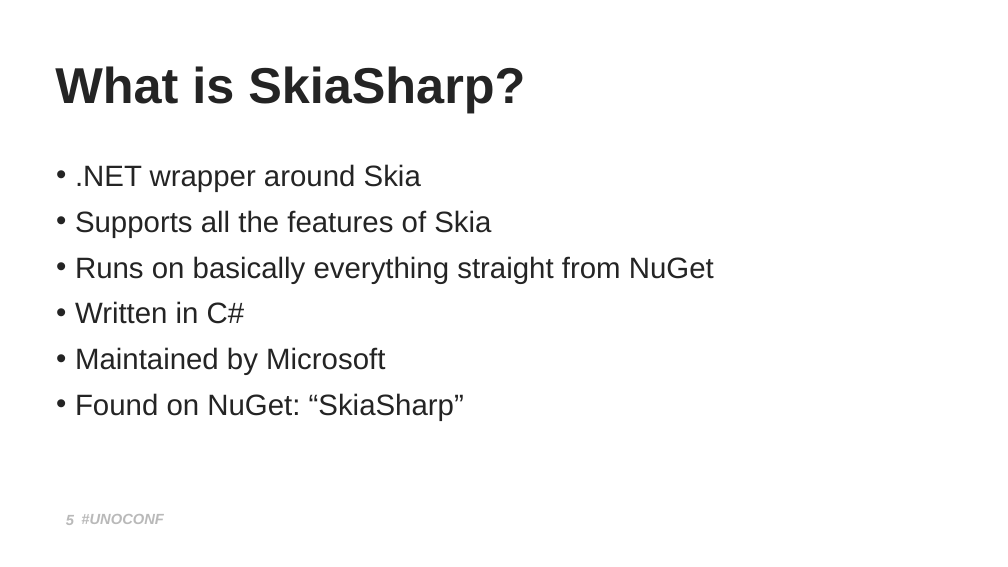
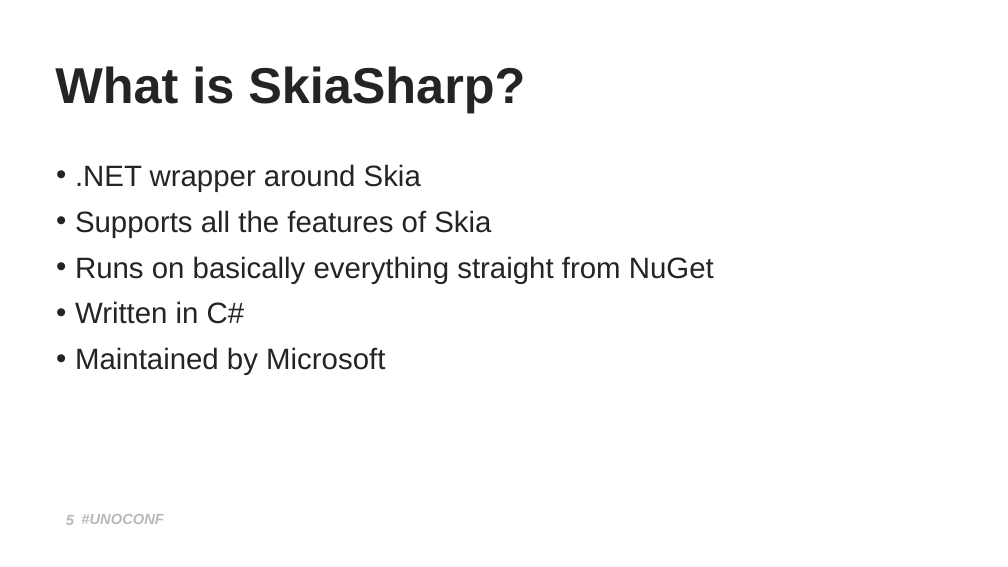
Before and after one commit to mattleibow/UnoConf2020, a slide deck: slide 5 of Slides.pptx. Drawn at 1008x567 pixels with LibreOffice and Linux fonts; fonts in the diff are those of the drawing; background and template pictures are left out. Boxes give left, top, right and bottom in pixels: in the first picture for what was removed or moved away, otherwise in the second. Text is boxed around its words. In the diff, an @@ line names an element or a change of style, - is before the commit and + after.

```diff
--- a/Slides.pptx
+++ b/Slides.pptx
@@ text at bbox=[75, 393, 464, 421]: paragraph removed @@
-• Found on NuGet: “SkiaSharp”
```
Also in this commit, not shown: 1 other slide changed, 1 slide added, 2 other files.
